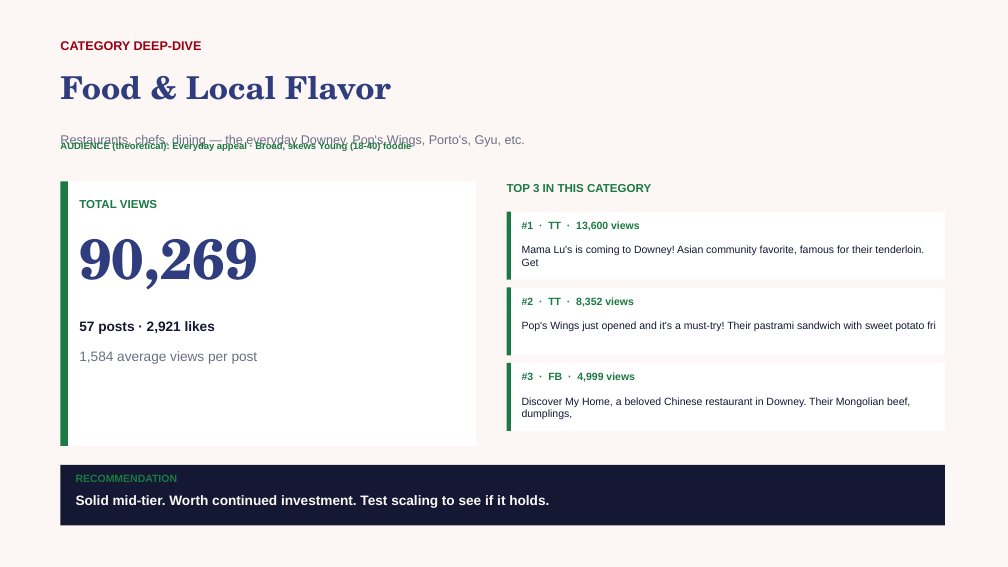
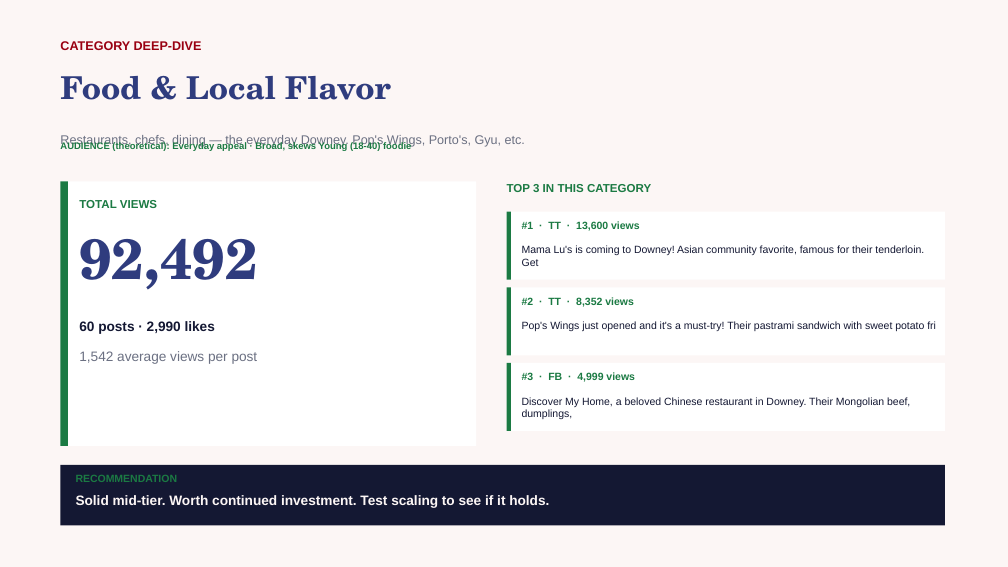
Before and after one commit to zvmmer/talking-downey-kpis, a slide deck: slide 5 of SPONSOR_CONTENT_REPORT.pptx. Drawn at 1008x567 pixels with LibreOffice and Linux fonts; fonts in the diff are those of the drawing. Boxes give left, top, right and bottom in pixels: in the first picture for what was removed or moved away, otherwise in the second. Text is boxed around its words. In the diff, an @@ line names an element or a change of style, - is before the commit and + after.

```diff
--- a/SPONSOR_CONTENT_REPORT.pptx
+++ b/SPONSOR_CONTENT_REPORT.pptx
@@ text at (79, 239, 257, 290): text changed @@
-90,269
+92,492
@@ text at (79, 321, 215, 334): text changed @@
-57 posts · 2,921 likes
+60 posts · 2,990 likes
@@ text at (79, 351, 258, 364): text changed @@
-1,584 average views per post
+1,542 average views per post
```
Also in this commit, not shown: 9 other slides changed, 5 other files.
